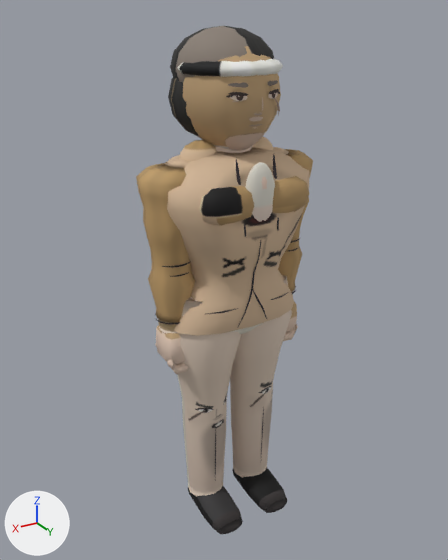
An edit to the glTF model assets/models/gangmanjae_a.glb, drawn before and after from the same camera.
Rendered twice from a 50 mm lens placed at (1.152, 1.882, 1.951), pointed at (0.01, -0.02, 1.0). The axes (+X, +Y, +Z) are drawn at lower left. The lights are the same throughout. The first picture is the older version. Vertices at exactly the same position are counted once.

The scene before the commit, as lines of its bpy script (objects in view):
```python
me_mesh_0 = bpy.data.meshes.new('Mesh_0')
me_mesh_0.from_pydata(...)  # 4853 vertices, 8764 faces; spans x -0.35..0.35, y -0.22..0.23, z -0.03..1.91
me_mesh_0.materials.append(mat_material_0)
ob_body = bpy.data.objects.new('Body', me_mesh_0)
ob_body.location = (0.0, 0.0, 0.0)
```
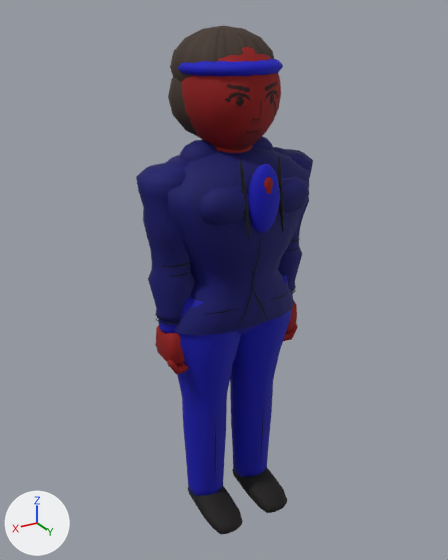
Where the change shows, as pixel boxes (x1, y1, x2, y2) in the pictures (448 x 560 px; the box of a moved part takes in the faces that stretch with it):
part 1 of me_mesh_0, moved or reshaped
    before: (273, 153, 279, 230)
    after: (278, 155, 284, 232)
part 2 of me_mesh_0, moved or reshaped
    before: (236, 159, 246, 237)
    after: (240, 159, 250, 239)
part 3 of me_mesh_0, deleted
    before: (226, 81, 280, 128)
part 4 of me_mesh_0, moved or reshaped
    before: (183, 46, 281, 222)
    after: (182, 47, 281, 233)
part 5 of me_mesh_0, surface changed (brown to blue)
    both: (136, 26, 313, 534)

Diff of the bpy script that builds the scene:
```diff
--- a/assets/models/gangmanjae_a.glb.py
+++ b/assets/models/gangmanjae_a.glb.py
@@ me_mesh_0 @@
 # used by ob_body; location = (0.0, 0.0, 0.0)
-me_mesh_0.from_pydata(...)  # 4853 vertices, 8764 faces; spans x -0.35..0.35, y -0.22..0.23, z -0.03..1.91
+me_mesh_0.from_pydata(...)  # 3925 vertices, 7288 faces; spans x -0.35..0.35, y -0.22..0.25, z -0.03..1.91
+# me_mesh_0 part 1: the loose piece of 72 vertices spanning x -0.08..-0.06, y 0.16..0.22, z 1.25..1.52 is moved by (0.0, 0.03, 0.0)
+# me_mesh_0 part 2: the loose piece of 72 vertices spanning x 0.06..0.08, y 0.16..0.22, z 1.25..1.52 is moved by (0.0, 0.03, 0.0)
+# me_mesh_0 part 3: 19 loose pieces with 817 vertices, spanning x -0.12..0.1, y 0.13..0.18, z 1.6..1.75, are deleted
+# me_mesh_0 part 4: 124 vertices moved from x -0.13..0.12, y -0.14..0.22, z 1.26..1.74 to x -0.09..0.09, y -0.11..0.25, z 1.26..1.74; 497 vertices removed from x -0.17..0.17, y -0.17..0.23, z 1.26..1.88; 386 vertices added at x -0.17..0.18, y -0.17..0.25, z 1.26..1.88
+# me_mesh_0 part 5: 6066 kept faces spanning x -0.35..0.35, y -0.22..0.25, z -0.03..1.91 get new texture (UV) coordinates
+# other edits to the shape of me_mesh_0 do not show in these pictures
 me_mesh_0.materials.append(mat_material_0)
```
